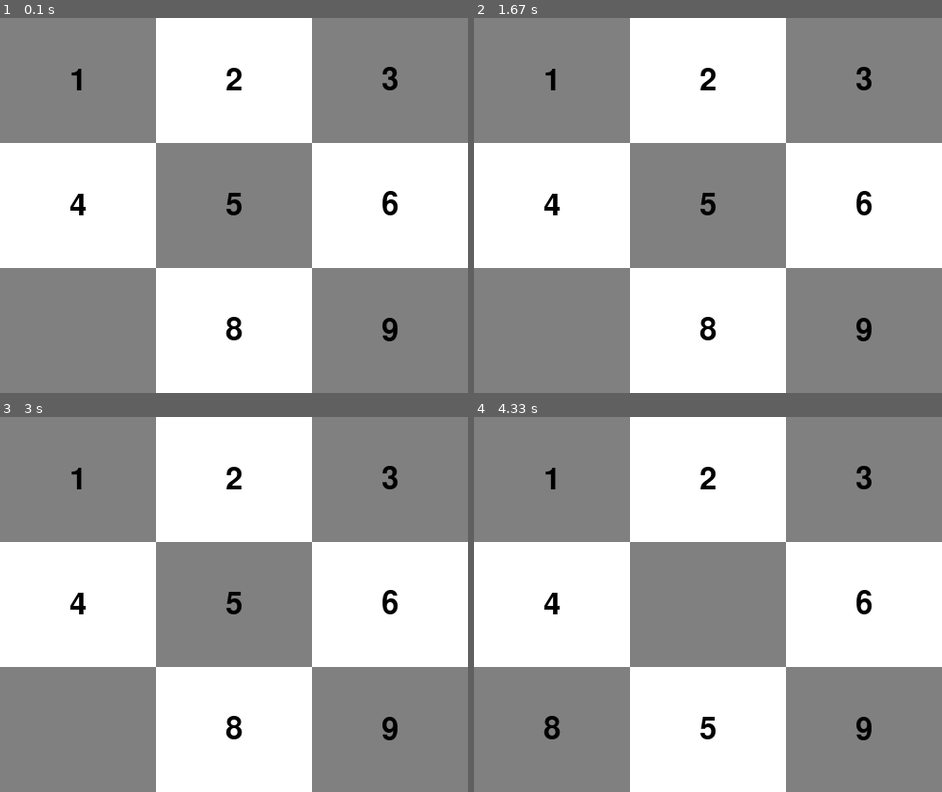
Above: before the commit, frames 1-4 (two rows, left to right).
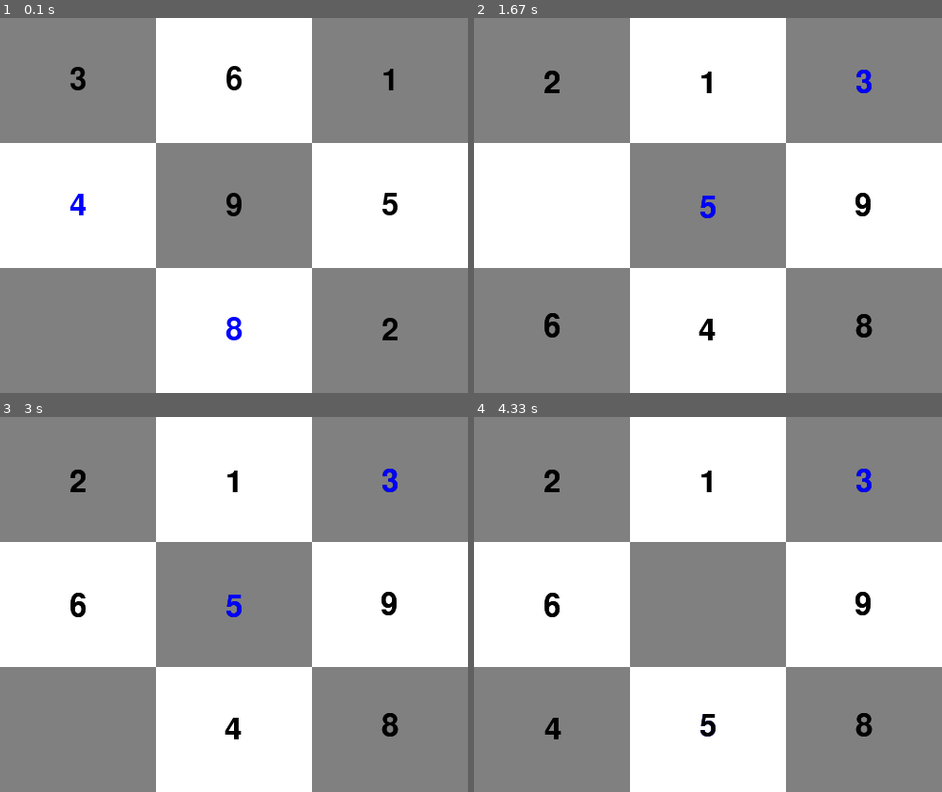
Above: after the commit, the same moments.

Repository: Rutrus/puzzle-pygame
Game: pygame game, started from move.py
Same seed, same stepped clock (60 frames per second), same inputs: the game is played once before the commit and once after it.
Inputs:
- Up to frame 1 (0.1 s): no input
- Up to frame 2 (1.67 s): hold Enter 0.33-0.8 s; hold Right 0.33-0.8 s; tap Enter at 0.83 s
- Up to frame 3 (3 s): hold Up 1.9-2.37 s
- Up to frame 4 (4.33 s): hold Left 3.18-3.93 s; hold Down from 3.97 s (still down)

The runs differ from the first frame. In frame 1, 0.9% of the frame differs, in the area x 14-85%, y 12-87%; in frame 2, 1.3%, in the area x 14-86%, y 13-87%; in frame 3, 1.2%; in frame 4, 1.1%.

Commit message:
Game completed

Diff:
--- a/move.py
+++ b/move.py
@@ -15,19 +15,6 @@
 
 DISPLAY = pygame.display.set_mode((166*x, 133*y), 0, 32)
 clock = pygame.time.Clock()
-DISPLAY.fill(RED)
-
-# Set up the fonts.
-basicFont = pygame.font.SysFont(None, 48)
-
-# Set up the text.
-text = basicFont.render('Hello world!', True, WHITE, BLACK)
-textRect = text.get_rect()
-textRect.centerx = DISPLAY.get_rect().centerx
-textRect.centery = DISPLAY.get_rect().centery
-
-# pygame.draw.rect(DISPLAY, RED, (textRect.left - 20,
-#     textRect.top - 20, textRect.width + 40, textRect.height + 40))
 
 def getColor(x,y):
     if (x+y)%2: return WHITE
@@ -132,10 +119,35 @@
         for j in range(y):
             redraw(i,j)
 
-def moveRandom():
-    pass
+def moveRandom(num = 1):
+    global freeSquare
+    while num:
+        i,j = freeSquare
+        add = random.choice([1,-1])
+        if random.choice([0,1]):
+            i = i+add if add > 0 and i < 2 or add < 0 and i > 0 else i-add
+            newPosition = (i, j)
+            change(freeSquare, newPosition)
+            freeSquare = newPosition
+        else:
+            j = j+add if add > 0 and j < 2 or add < 0 and j > 0 else j-add
+            newPosition = (i, j)
+            change(freeSquare, newPosition)
+            freeSquare = newPosition
+        num -= 1
 
-while True:
+def isFinish():
+    for i in range(x):
+        for j in range(y):
+            if numbers[i][j] and numbers[i][j] != 3*j+i+1:
+                print("DISTINTOS",numbers[i][j], 3*j+i+1)
+                return False
+    return True
+
+moveRandom(1000)
+redrawBoard()
+continuar = True
+while continuar:
     pygame.display.update()
     event = pygame.event.wait()
     if event.type == QUIT:
@@ -149,5 +161,25 @@
                 freeSquare = newPosition
         elif event.key == K_KP_ENTER:
             moveRandom()
-        redrawBoard()
+        elif event.key == K_RETURN:
+            for i in range(100):
+                moveRandom()
+        redraw(freeSquare[0],freeSquare[1])
+        if isFinish():
+            DISPLAY.fill(RED)
+            # Set up the fonts.
+            basicFont = pygame.font.SysFont(None, 56)
+            # Set up the text.
+            text = basicFont.render('You Win!!', True, WHITE)
+            rect = text.get_rect()
+            rect.centerx = DISPLAY.get_rect().centerx
+            rect.centery = DISPLAY.get_rect().centery
+            pygame.draw.rect(DISPLAY, RED, (rect.left - 20,
+                rect.top - 20, rect.width + 40, rect.height + 40))
+            DISPLAY.blit(text, rect)
+            continuar = False
+            pygame.display.update()
+
     clock.tick(30)
+
+pygame.time.wait(1000)
